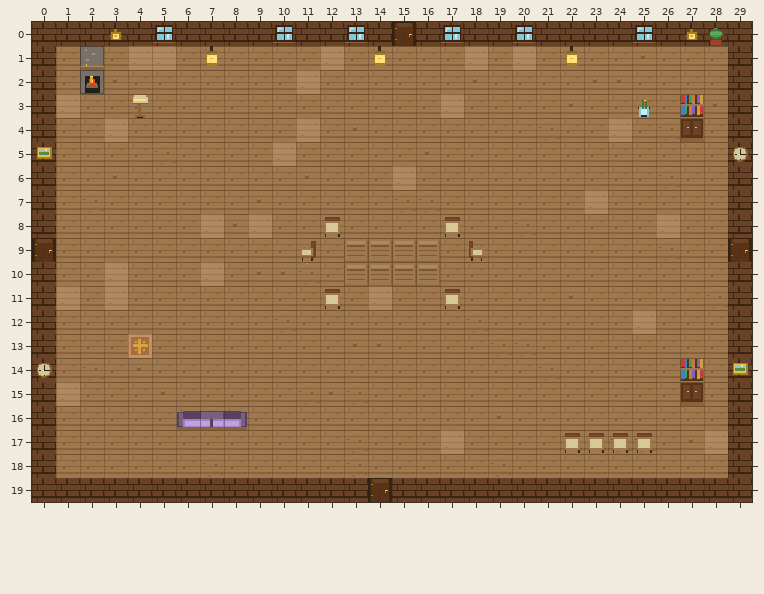
One commit to this Tiled map (JSON): public/lounge/assets/rooms/lobby.tmj. Above is the file before it was changed.
Cells are 16x16 px. Shown: x 0..29, y 0..19.
Once edited:
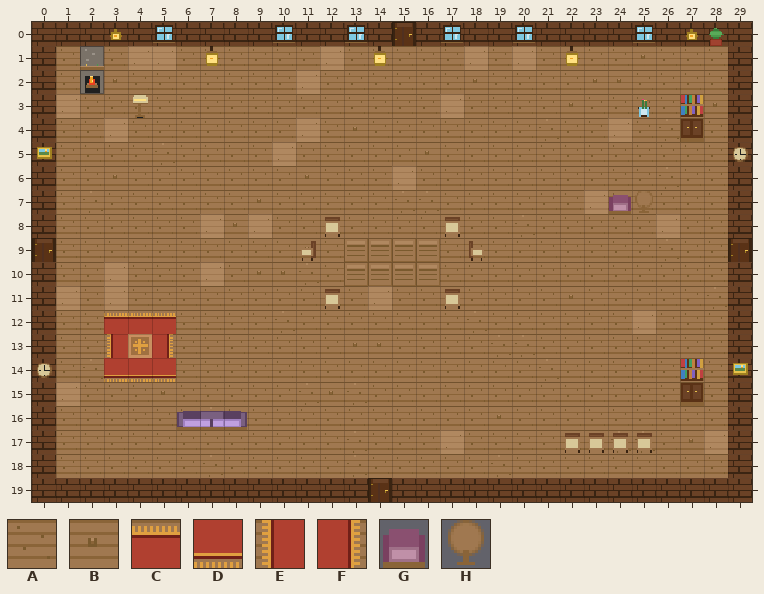
Key: from "indoor_lobby_v1": A 0, B 7, C 9, D 41, E 42, F 43, G 46, H 47.
_ is an empty cell.
Change:
Layer "floor":
Tile A gives way to tile C in row 12 at x 3 to 5.
Tile A gives way to tile D in row 14 at x 3 and 5.
Tile B gives way to tile D in row 14 at x 4.
Tile A gives way to tile E in row 13 at x 3.
Tile A gives way to tile F in row 13 at x 5.
Layer "furniture_below":
The edit adds tile G in row 7 at x 24.
The edit adds tile H in row 7 at x 25.
